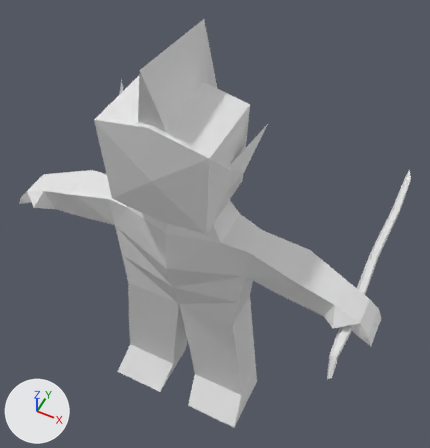
The Blender file art/model/human_model_0.1.blend as it was, and as the next commit left it.
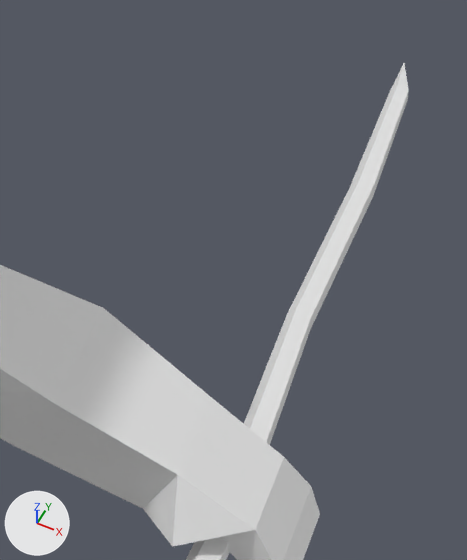
The first picture shows the older version from a 50 mm camera at (2.0, -3.23, 5.25) aimed at (0.07, 0.63, 0.43). The close-ups show both versions on the part from 64% to 100% of the width and 33% to 74% of the height of that picture. Every picture has the same lights, and +X, +Y and +Z are marked at lower left.

The first close-up shows 'human.mesh', 'staff.a'.
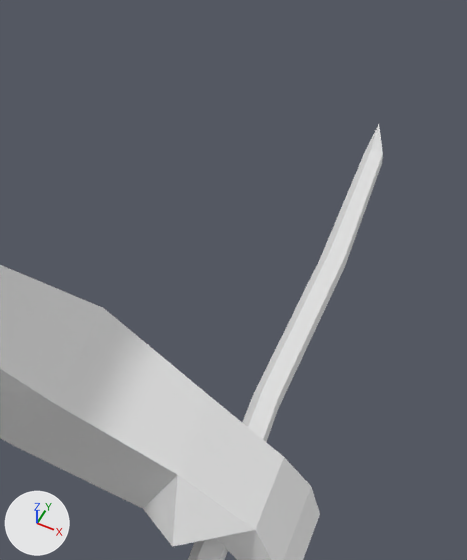
Changed parts and their boxes [x1, y1, x2, y2] in the close-ups (467 x 560 px):
'staff.a', moved
    before: [186, 63, 409, 560]
    after: [188, 124, 383, 560]

Patch to the scene script:
```diff
--- a/art/model/human_model_0.1.blend.py
+++ b/art/model/human_model_0.1.blend.py
@@ ob_staff_a @@
 ob_staff_a = bpy.data.objects.new('staff.a', me_cylinder)
-ob_staff_a.location = (1.768, 0.478, 0.524)
+ob_staff_a.location = (1.768, 0.109, 0.524)
 ob_staff_a.rotation_euler = (1.571, -1.756, 0.0)  # degrees (90, -101, 0)
```
